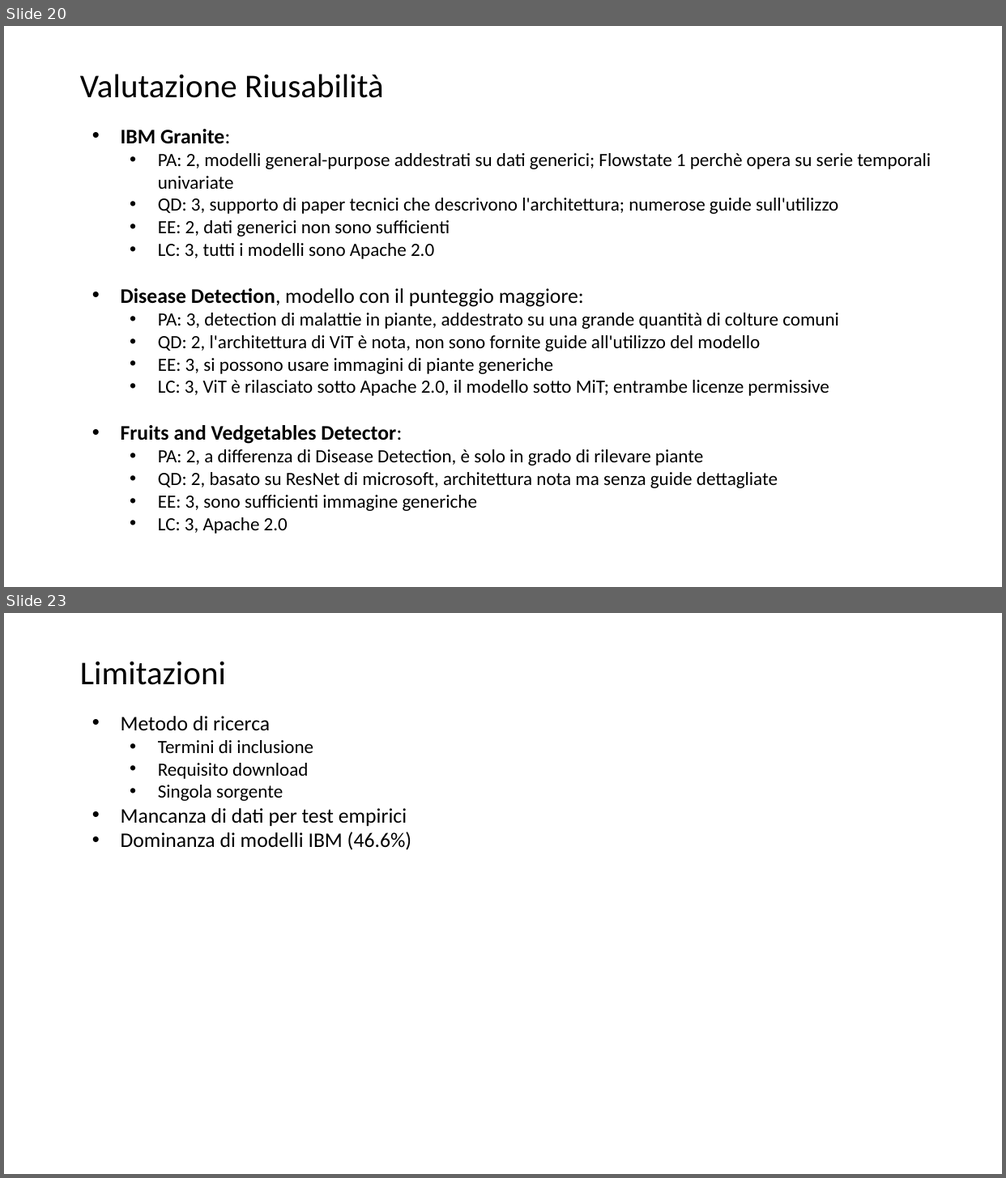
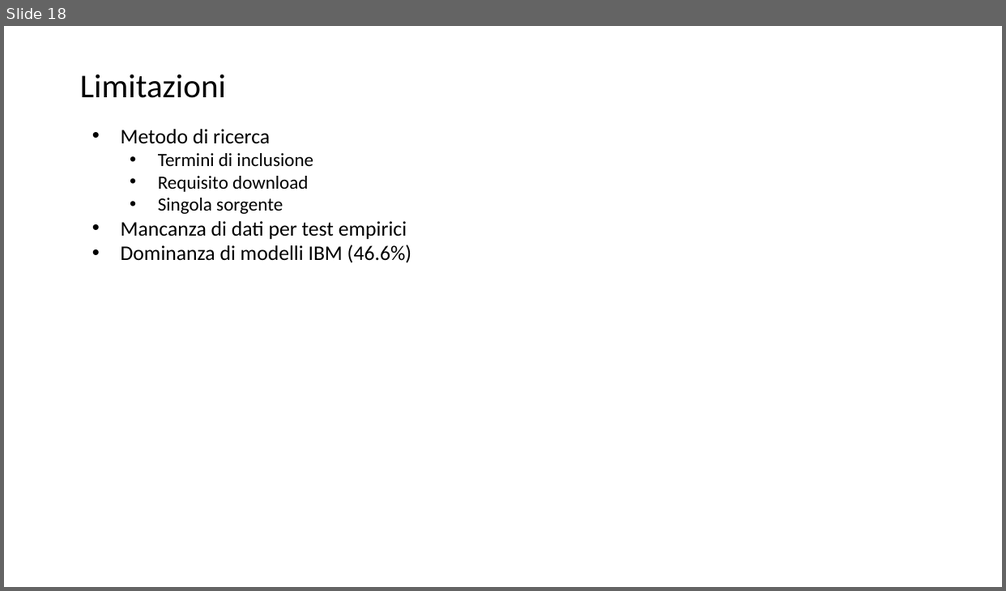
Before and after one commit to lPen88/tesi, a slide deck: presentazione.pptx. Shown one above the other, each under a label of ours: slides 20 and 23 before the commit, slide 18 after it; the slides between them are not shown. The pictures are 1006x1178 and 1006x591 pixels, drawn with LibreOffice and Linux fonts; fonts in the diff are those of the drawing. Boxes give left, top, right and bottom in pixels: in the first picture for what was removed or moved away, otherwise in the second. Text is boxed around its words. In the diff, an @@ line names an element or a change of style, - is before the commit and + after.

```diff
--- a/presentazione.pptx
+++ b/presentazione.pptx
@@ slide 20 removed at <box>4,26,1002,587</box>, background #FFFFFF @@
@@ title removed at <box>80,74,384,98</box> @@
-Valutazione Riusabilità
@@ text removed at <box>121,129,931,534</box> @@
-• IBM Granite:
-  • PA: 2, modelli general-purpose addestrati su dati generici; Flowstate 1 perchè opera su serie temporali univariate
-  • QD: 3, supporto di paper tecnici che descrivono l'architettura; numerose guide sull'utilizzo
-  • EE: 2, dati generici non sono sufficienti
-  • LC: 3, tutti i modelli sono Apache 2.0
-• Disease Detection, modello con il punteggio maggiore:
-  • PA: 3, detection di malattie in piante, addestrato su una grande quantità di colture comuni
-  • QD: 2, l'architettura di ViT è nota, non sono fornite guide all'utilizzo del modello
-  • EE: 3, si possono usare immagini di piante generiche
-  • LC: 3, ViT è rilasciato sotto Apache 2.0, il modello sotto MiT; entrambe licenze permissive
-• Fruits and Vedgetables Detector:
-  • PA: 2, a differenza di Disease Detection, è solo in grado di rilevare piante
-  • QD: 2, basato su ResNet di microsoft, architettura nota ma senza guide dettagliate
-  • EE: 3, sono sufficienti immagine generiche
-  • LC: 3, Apache 2.0
@@ what was slide 23 is now slide 18 @@
```
Also in this commit, not shown: 4 slides changed, 4 other slides removed.
